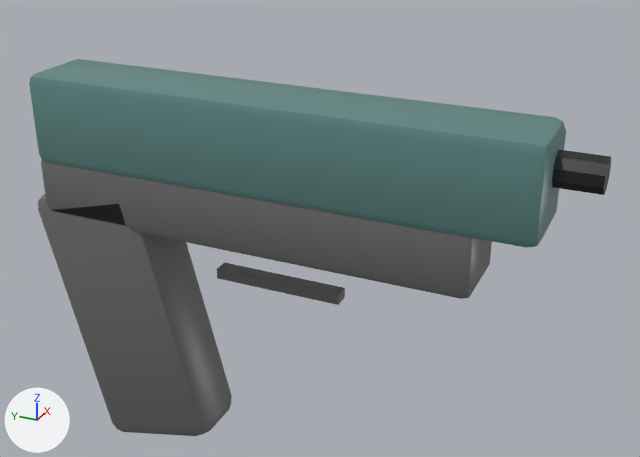
The glTF model assets/models/props/pistol.glb as it was, and as the next commit left it.
The view is the same before and after, from a camera (50 mm lens) standing at (-0.26, -0.133, 0.21) and looking at (0.011, -0.011, 0.075). Lighting does not change. The marker at lower left points along +X, +Y and +Z. The older version comes first. Vertices at exactly the same position are counted once.

Names of what the first picture shows: 'pistol'.
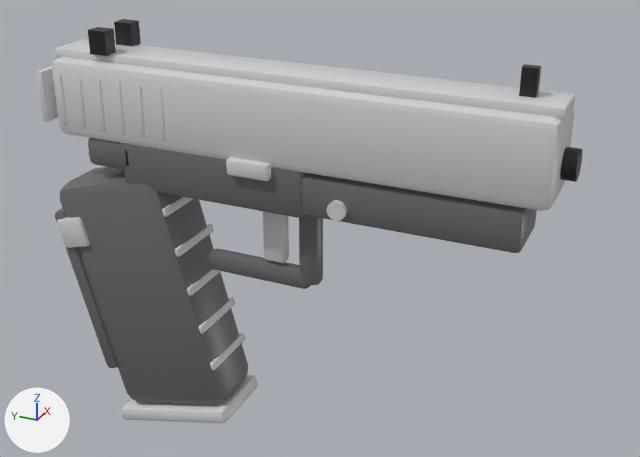
What differs and where, as boxes [x1, y1, x2, y2] in the pictures (640 x 457 px; the box of a moved part takes in the faces that stretch with it):
'pistol', reshaped, moved (6% narrower, 7% taller): before [29, 59, 611, 436]; after [37, 19, 583, 424]
part 1 of me_pistol, moved or reshaped: before [29, 59, 566, 248]; after [52, 57, 574, 211]
part 2 of me_pistol, moved or reshaped: before [41, 160, 492, 299]; after [121, 375, 258, 424]
part 3 of me_pistol, added: after [326, 200, 347, 221]
part 4 of me_pistol, moved or reshaped: before [38, 194, 232, 436]; after [263, 211, 289, 263]
part 5 of me_pistol, added (black): after [560, 147, 583, 182]
part 6 of me_pistol, added (black): after [519, 64, 541, 98]
part 7 of me_pistol, added (black): after [88, 27, 116, 56]
part 8 of me_pistol, added (black): after [114, 19, 141, 46]
part 9 of me_pistol, added: after [301, 173, 537, 253]
part 10 of me_pistol, added: after [122, 143, 305, 218]
part 11 of me_pistol, added: after [299, 215, 323, 285]
part 12 of me_pistol, added: after [209, 249, 311, 289]
part 13 of me_pistol, added: after [60, 167, 248, 404]
part 14 of me_pistol, deleted: before [552, 150, 611, 195]
part 15 of me_pistol, deleted: before [217, 262, 345, 305]
part 16 of me_pistol, added: after [37, 39, 575, 370]

Diff of the bpy script that builds the scene:
```diff
--- a/assets/models/props/pistol.glb.py
+++ b/assets/models/props/pistol.glb.py
@@ me_pistol @@
-me_pistol.from_pydata(...)  # 196 vertices, 372 faces; spans x -0.015..0.015, y -0.11..0.101, z -0.138..0.018
-me_pistol.materials.append(mat_teal_metal)  # cyan #5e8783
+me_pistol.from_pydata(...)  # 1536 vertices, 2940 faces; spans x -0.015..0.015, y -0.095..0.098, z -0.137..0.026
+# me_pistol part 1: the loose piece of 56 vertices spanning x -0.015..0.015, y -0.095..0.095, z -0.018..0.018 is scaled about its middle by (0.865, 0.96, 0.822), in mat_gunmetal (light grey #d1d3d5)
+# me_pistol part 2: the loose piece of 56 vertices spanning x -0.014..0.014, y -0.075..0.095, z -0.04..-0.015 is multiplied about its middle by the matrix ((1.105, 0.0, 0.0), (0.0, 0.292, 0.052), (0.0, -0.078, 0.195)), then moved by (0.0, 0.04, -0.101), in mat_gunmetal (light grey #d1d3d5)
+# me_pistol part 3: a new loose piece, a 12-sided cylinder along x spanning x -0.013..0.013, y -0.0254..-0.0186, z -0.0284..-0.0216, in mat_gunmetal_worn (light grey #d1d3d5)
+# me_pistol part 4: the loose piece of 56 vertices spanning x -0.014..0.014, y 0.029..0.101, z -0.138..-0.022 is turned 14.3 degrees about the x axis through its middle and scaled by 0.181, then moved by (0.0, -0.058, 0.035), in mat_gunmetal_worn (light grey #d1d3d5)
+# me_pistol part 5: a new loose piece, a 16-sided cylinder along y spanning x -0.005..0.005, y -0.0955..-0.0815, z -0.007..0.003, in mat_black_cavity (black #212121)
+# me_pistol part 6: a new loose piece, a box spanning x -0.0017..0.0017, y -0.081..-0.076, z 0.0167..0.0262, in mat_black_cavity (black #212121)
+# me_pistol part 7: a new loose piece, a box spanning x -0.0103..-0.0049, y 0.0665..0.0735, z 0.0172..0.0257, in mat_black_cavity (black #212121)
+# me_pistol part 8: a new loose piece, a box spanning x 0.0049..0.0103, y 0.0665..0.0735, z 0.0172..0.0257, in mat_black_cavity (black #212121)
+# me_pistol part 9: the loose piece of 56 vertices spanning x -0.014..0.014, y -0.075..0.095, z -0.04..-0.015 is copied, and the copy is scaled about its middle by (0.821, 0.503, 0.59), then moved by (0.0, -0.05, 0.005); it spans x -0.011..0.011, y -0.083..0.003, z -0.03..-0.015
+# me_pistol part 10: the loose piece of 56 vertices spanning x -0.014..0.014, y -0.075..0.095, z -0.04..-0.015 is copied, and the copy is scaled about its middle by (0.902, 0.419, 0.774), then moved by (0.0, 0.017, 0.005); it spans x -0.012..0.012, y -0.009..0.063, z -0.031..-0.012
+# me_pistol part 11: the loose piece of 56 vertices spanning x -0.014..0.014, y -0.075..0.095, z -0.04..-0.015 is copied, and the copy is scaled about its middle by (0.176, 0.0344, 1.28), then moved by (0.0, -0.017, -0.019); it spans x -0.003..0.003, y -0.011..-0.003, z -0.061..-0.031
+# me_pistol part 12: the loose piece of 56 vertices spanning x -0.015..0.015, y -0.095..0.095, z -0.018..0.018 is copied, and the copy is scaled about its middle by (0.171, 0.214, 0.175), then moved by (0.0, 0.014, -0.06), in mat_rubber (dark grey #6b6a6b); it spans x -0.003..0.003, y -0.007..0.035, z -0.063..-0.056
+# me_pistol part 13: the loose piece of 56 vertices spanning x -0.014..0.014, y 0.029..0.101, z -0.138..-0.022 is copied, and the copy is multiplied about its middle by the matrix ((0.955, 0.0, 0.0), (0.0, 0.993, -0.019), (0.0, -0.038, 0.891)), then moved by (0.0, -0.004, 0.003); it spans x -0.014..0.014, y 0.026..0.096, z -0.129..-0.025
+# me_pistol part 14: the loose piece of 20 vertices spanning x -0.006..0.006, y -0.11..-0.09, z -0.001..0.011 is deleted
+# me_pistol part 15: the loose piece of 8 vertices spanning x -0.003..0.003, y -0.025..0.025, z -0.057..-0.053 is deleted
+# me_pistol part 16: 952 vertices added at x -0.015..0.015, y -0.091..0.098, z -0.114..0.017
+# other edits to the shape of me_pistol do not show in these pictures
 me_pistol.materials.append(mat_rubber)
 me_pistol.materials.append(mat_black_cavity)
+me_pistol.materials.append(mat_gunmetal)  # light grey #d1d3d5
+me_pistol.materials.append(mat_gunmetal_worn)  # light grey #d1d3d5
@@ ob_pistol @@
 ob_pistol = bpy.data.objects.new('pistol', me_pistol)
-ob_pistol.location = (0.0, 0.0, 0.11)
+ob_pistol.location = (0.0, -0.006, 0.119)
```
